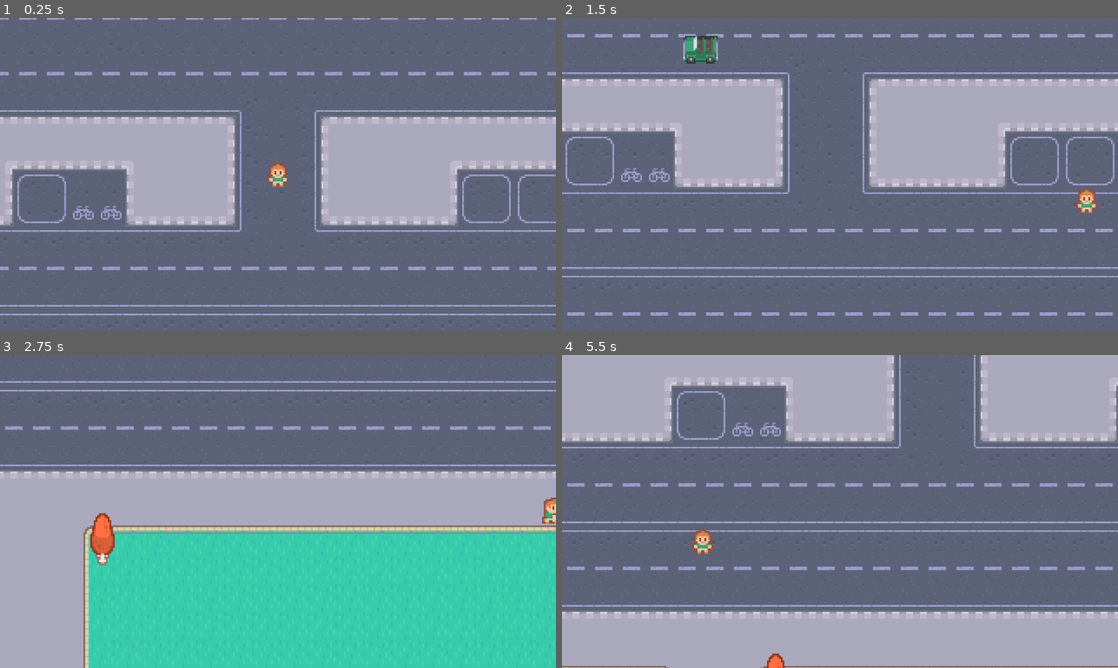
Above: before the commit, frames 1-4 (two rows, left to right).
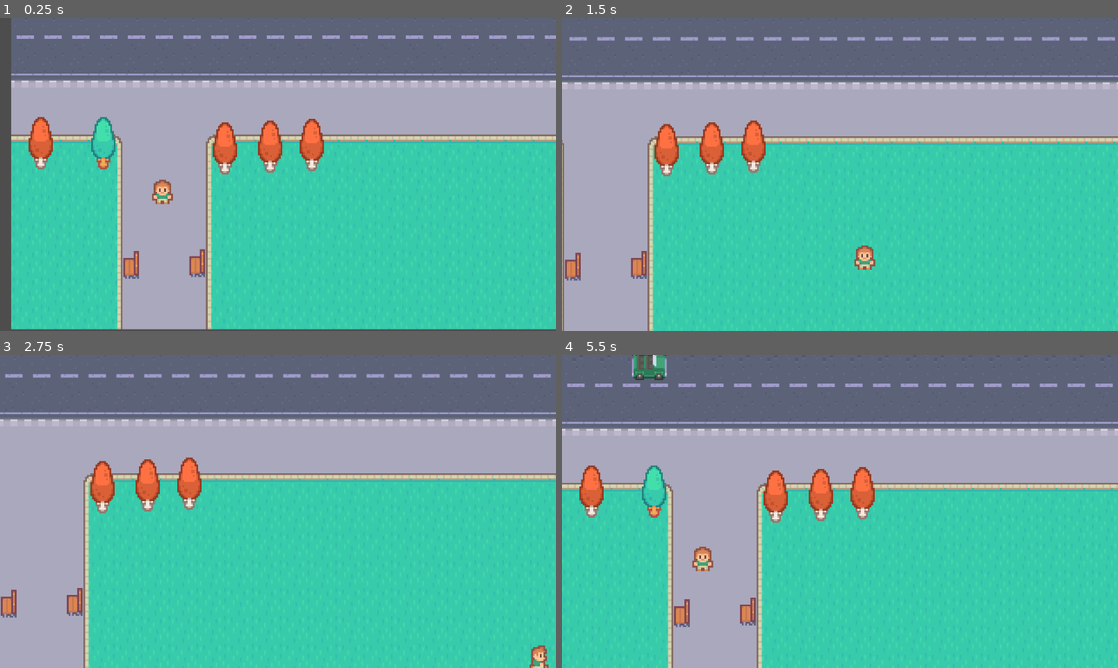
Above: after the commit, the same moments.

Repository: Oosh74/frogger
Game: Godot game, scene res://scenes/game.tscn
The game is run twice, just before and just after one commit, with the same random seed, the same clock (stepped at 60 frames per second) and the same inputs.
Inputs:
- Up to frame 1 (0.25 s): no input
- Up to frame 2 (1.5 s): hold D (Right) 0.53-1.28 s; tap Space (Print) at 0.6, 1.35 s; hold S (Down) from 1.28 s (still down)
- Up to frame 3 (2.75 s): release S (Down) at 2.03 s; hold D (Right) from 2.03 s (still down); tap Space (Print) at 2.1 s
- Up to frame 4 (5.5 s): release D (Right) at 2.78 s; hold Up (Up) 2.78-3.53 s; tap Space (Print) every 0.75 s from 2.85 to 5.1 s; hold A (Left) 3.53-5.03 s; hold S (Down) from 5.03 s (still down)

The runs differ from the first frame. In frame 1, 74% of the frame differs, in the area x 0-100%, y 0-100%; in frame 2, 70%; in frame 3, 36%; in frame 4, 88%.

Commit message:
Add proper physics mask and layer, add ysort, add delta time where needed, organize gagame scene nodes, begin adding props and other objects to scene

Diff:
--- a/project.godot
+++ b/project.godot
@@ -56,6 +56,13 @@
 ]
 }
 
+[layer_names]
+
+2d_physics/layer_1="Terrian"
+2d_physics/layer_2="Player"
+2d_physics/layer_3="Cars"
+2d_physics/layer_4="Walls"
+
 [physics]
 
 common/physics_interpolation=true
--- a/scenes/car.gd
+++ b/scenes/car.gd
@@ -2,6 +2,12 @@
 
 var direction := Vector2.LEFT
 var speed := 100
+
+
+func _ready() -> void:
+	if position.x < 0:
+		direction.x = 1
+		$Sprite2D.flip_h = true
 
 #Since we don't actually have collisions, we use regular process
 func _process(delta: float) -> void:
--- a/scenes/car.tscn
+++ b/scenes/car.tscn
@@ -7,6 +7,8 @@
 size = Vector2(20, 12)
 
 [node name="Car" type="Area2D" unique_id=436781106]
+collision_layer = 4
+collision_mask = 2
 script = ExtResource("1_qt2eu")
 
 [node name="Sprite2D" type="Sprite2D" parent="." unique_id=1110646992]
--- a/scenes/game.gd
+++ b/scenes/game.gd
@@ -1,12 +1,17 @@
 extends Node2D
 
 var car_scene: PackedScene = preload("res://scenes/car.tscn")
-@onready var objects: Node = $Objects
 
 func _on_finish_area_2d_body_entered(body: Node2D) -> void:
 	print('Player Entered: ', body)
 
 
 func _on_car_timer_timeout() -> void:
-	var car = car_scene.instantiate()
-	objects.add_child(car)
+	var car = car_scene.instantiate() as Area2D
+	var car_start_positions = $CarStartPositions.get_children().pick_random() as Marker2D
+	car.position = car_start_positions.position
+	$Objects.add_child(car)
+	car.connect("body_entered", go_to_title)
+
+func go_to_title(body):
+	print('player-car collision', body)
--- a/scenes/game.tscn
+++ b/scenes/game.tscn
@@ -5,54 +5,237 @@
 [ext_resource type="PackedScene" uid="uid://dghd7rii024ea" path="res://scenes/player.tscn" id="2_yqjtg"]
 [ext_resource type="PackedScene" uid="uid://dlc7dggh2h5do" path="res://scenes/tree.tscn" id="3_lnu2h"]
 [ext_resource type="PackedScene" uid="uid://buyfgvgm57caj" path="res://scenes/map_bounds.tscn" id="4_lbhrr"]
+[ext_resource type="Texture2D" uid="uid://cuqeolw7yvunc" path="res://graphics/objects/box3.png" id="6_vtaks"]
+[ext_resource type="Texture2D" uid="uid://b778fphjcav0" path="res://graphics/objects/light.png" id="7_kvpfn"]
+[ext_resource type="Texture2D" uid="uid://cfe22lwgaf1k2" path="res://graphics/objects/traffic.png" id="8_dinhu"]
+[ext_resource type="Texture2D" uid="uid://c5iy3tuxd0vaw" path="res://graphics/objects/barrier.png" id="9_kvuet"]
+[ext_resource type="Texture2D" uid="uid://beho7qo80tneo" path="res://graphics/objects/bin.png" id="10_trtic"]
+[ext_resource type="Texture2D" uid="uid://b8fq8sgkmu4dx" path="res://graphics/objects/green car.png" id="11_bt5mj"]
+[ext_resource type="Texture2D" uid="uid://73gfa8tjrcik" path="res://graphics/objects/house3.png" id="12_e1j6l"]
+[ext_resource type="Texture2D" uid="uid://dxciltwc3sgll" path="res://graphics/objects/house2.png" id="13_pl11u"]
+[ext_resource type="Texture2D" uid="uid://d1h0ksxlju0ou" path="res://graphics/objects/house1.png" id="14_bhx41"]
+[ext_resource type="Texture2D" uid="uid://cgvtilagem3np" path="res://graphics/objects/red car.png" id="15_qnb83"]
+[ext_resource type="Texture2D" uid="uid://58kopy31xbf8" path="res://graphics/objects/taxi.png" id="16_sww3w"]
+[ext_resource type="Texture2D" uid="uid://d0so81ys3820n" path="res://graphics/objects/tree1.png" id="17_suyxu"]
+[ext_resource type="Texture2D" uid="uid://y3ndpd5bhsi3" path="res://graphics/objects/tree2.png" id="18_sgl2t"]
+[ext_resource type="Texture2D" uid="uid://cxutqp0hti8vw" path="res://graphics/objects/bench.png" id="19_qouja"]
+[ext_resource type="Texture2D" uid="uid://cv8cli0ov53f1" path="res://graphics/objects/box2.png" id="20_wljb1"]
+[ext_resource type="Texture2D" uid="uid://y78osdw0bolc" path="res://graphics/objects/box1.png" id="21_v2yb1"]
+[ext_resource type="Texture2D" uid="uid://b3jchn0artiyt" path="res://graphics/objects/line.png" id="22_js0lu"]
+[ext_resource type="Texture2D" uid="uid://oqgtp468wc6x" path="res://graphics/objects/sign.png" id="23_gxtfn"]
 
 [sub_resource type="RectangleShape2D" id="RectangleShape2D_iywne"]
 size = Vector2(384, 191)
+
+[sub_resource type="RectangleShape2D" id="RectangleShape2D_vtaks"]
+size = Vector2(6, 8)
 
 [node name="Game" type="Node2D" unique_id=467729423]
 script = ExtResource("1_iywne")
 metadata/_edit_vertical_guides_ = [-192.0, 192.0]
 metadata/_edit_horizontal_guides_ = [-321.0, 321.0]
 
-[node name="BG" type="Sprite2D" parent="." unique_id=1345256118]
-texture = ExtResource("1_uwrxv")
-
-[node name="Timer" type="Node" parent="." unique_id=261986938]
-
-[node name="CarTimer" type="Timer" parent="Timer" unique_id=920643861]
-autostart = true
-
-[node name="Borders" type="Node" parent="." unique_id=1225160]
-
-[node name="LeftBorder" parent="Borders" unique_id=1520580410 instance=ExtResource("4_lbhrr")]
+[node name="Borders" type="Node2D" parent="." unique_id=415481330]
 position = Vector2(-193, -2)
 rotation = 1.5707964
+metadata/_edit_lock_ = true
+
+[node name="LeftBorder" parent="Borders" unique_id=1520580410 instance=ExtResource("4_lbhrr")]
 
 [node name="BottomBorder" parent="Borders" unique_id=984288133 instance=ExtResource("4_lbhrr")]
-position = Vector2(0, 321)
+position = Vector2(323, -193.00002)
+rotation = -1.5707964
 
 [node name="TopBorder" parent="Borders" unique_id=1225567219 instance=ExtResource("4_lbhrr")]
-position = Vector2(0, -321)
-rotation = -3.1415925
+position = Vector2(-319, -192.99998)
+rotation = 1.5707965
 
 [node name="RightBorder" parent="Borders" unique_id=696999270 instance=ExtResource("4_lbhrr")]
-position = Vector2(194, 0)
+position = Vector2(1.9999831, -387)
+rotation = 3.1415925
+
+[node name="FinishArea2D" type="Area2D" parent="Borders" unique_id=904471698]
+position = Vector2(-137.00002, -193)
 rotation = -1.5707964
-
-[node name="FinishArea2D" type="Area2D" parent="Borders" unique_id=904471698]
-position = Vector2(0, -139)
+collision_layer = 0
+collision_mask = 2
 
 [node name="CollisionShape2D" type="CollisionShape2D" parent="Borders/FinishArea2D" unique_id=1562576750]
 position = Vector2(0, -85.5)
 shape = SubResource("RectangleShape2D_iywne")
 
-[node name="Objects" type="Node" parent="." unique_id=191961902]
+[node name="BG" type="Sprite2D" parent="." unique_id=1345256118]
+texture = ExtResource("1_uwrxv")
+metadata/_edit_lock_ = true
+
+[node name="Timer" type="Node" parent="." unique_id=261986938]
+
+[node name="CarTimer" type="Timer" parent="Timer" unique_id=920643861]
+autostart = true
+
+[node name="CarStartPositions" type="Node2D" parent="." unique_id=433987214]
+metadata/_edit_lock_ = true
+
+[node name="Marker2D2" type="Marker2D" parent="CarStartPositions" unique_id=256957578]
+position = Vector2(-190, -52)
+
+[node name="Marker2D17" type="Marker2D" parent="CarStartPositions" unique_id=1909518804]
+position = Vector2(-190, -92)
+
+[node name="Marker2D4" type="Marker2D" parent="CarStartPositions" unique_id=1885231247]
+position = Vector2(-190, 3)
+
+[node name="Marker2D5" type="Marker2D" parent="CarStartPositions" unique_id=1137917248]
+position = Vector2(-190, 141)
+
+[node name="Marker2D6" type="Marker2D" parent="CarStartPositions" unique_id=2125431142]
+position = Vector2(190, 166)
+
+[node name="Marker2D10" type="Marker2D" parent="CarStartPositions" unique_id=1635605208]
+position = Vector2(190, 114)
+
+[node name="Marker2D13" type="Marker2D" parent="CarStartPositions" unique_id=975194606]
+position = Vector2(190, -24)
+
+[node name="Marker2D16" type="Marker2D" parent="CarStartPositions" unique_id=187780719]
+position = Vector2(190, -115)
+
+[node name="Marker2D8" type="Marker2D" parent="CarStartPositions" unique_id=779653081]
+position = Vector2(-190, 93)
+
+[node name="Objects" type="Node2D" parent="." unique_id=922064921]
+y_sort_enabled = true
 
 [node name="Tree" parent="Objects" unique_id=809148713 instance=ExtResource("3_lnu2h")]
 position = Vector2(-69, 216)
 
+[node name="Tree2" parent="Objects" unique_id=634540566 instance=ExtResource("3_lnu2h")]
+position = Vector2(-43, 215)
+
+[node name="Tree3" parent="Objects" unique_id=1827139570 instance=ExtResource("3_lnu2h")]
+position = Vector2(-19, 214)
+
 [node name="Player" parent="Objects" unique_id=1514745219 instance=ExtResource("2_yqjtg")]
-position = Vector2(24, 50)
-
+position = Vector2(-105, 241)
+
+[node name="Stuff" type="Node2D" parent="Objects" unique_id=1407610796]
+y_sort_enabled = true
+
+[node name="StaticBody2D" type="StaticBody2D" parent="Objects/Stuff" unique_id=219632081]
+position = Vector2(59, 65)
+
+[node name="CollisionShape2D" type="CollisionShape2D" parent="Objects/Stuff/StaticBody2D" unique_id=1988534426]
+position = Vector2(-66, -44)
+shape = SubResource("RectangleShape2D_vtaks")
+
+[node name="CollisionPolygon2D" type="CollisionPolygon2D" parent="Objects/Stuff/StaticBody2D" unique_id=768951082]
+position = Vector2(-199.8, 2.4000015)
+polygon = PackedVector2Array(-7, -4, 7, -4, 7, 4, -7, 4)
+
+[node name="Box3" type="Sprite2D" parent="Objects/Stuff" unique_id=2025884457]
+position = Vector2(-140.8, 67.4)
+texture = ExtResource("6_vtaks")
+
+[node name="Light" type="Sprite2D" parent="Objects/Stuff" unique_id=10451780]
+position = Vector2(159, 21)
+texture = ExtResource("7_kvpfn")
+
+[node name="Traffic" type="Sprite2D" parent="Objects/Stuff" unique_id=468691929]
+position = Vector2(52, 11)
+texture = ExtResource("8_dinhu")
+
+[node name="Barrier" type="Sprite2D" parent="Objects/Stuff" unique_id=388721892]
+position = Vector2(12, 67)
+texture = ExtResource("9_kvuet")
+
+[node name="Bin" type="Sprite2D" parent="Objects/Stuff" unique_id=1405189805]
+position = Vector2(-7, 21)
+texture = ExtResource("10_trtic")
+
+[node name="GreenCar" type="Sprite2D" parent="Objects/Stuff" unique_id=958022937]
+position = Vector2(-112, 63)
+texture = ExtResource("11_bt5mj")
+
+[node name="House3" type="Sprite2D" parent="Objects/Stuff" unique_id=659985217]
+position = Vector2(98, 41)
+texture = ExtResource("12_e1j6l")
+
+[node name="House4" type="Sprite2D" parent="Objects/Stuff" unique_id=1447488509]
+position = Vector2(-34, 41)
+texture = ExtResource("12_e1j6l")
+
+[node name="House2" type="Sprite2D" parent="Objects/Stuff" unique_id=1793442272]
+position = Vector2(148, -206)
+texture = ExtResource("13_pl11u")
+
+[node name="House1" type="Sprite2D" parent="Objects/Stuff" unique_id=1949022448]
+position = Vector2(-140, -190)
+texture = ExtResource("14_bhx41")
+
+[node name="Traffic2" type="Sprite2D" parent="Objects/Stuff" unique_id=685234264]
+position = Vector2(-3, 60)
+texture = ExtResource("8_dinhu")
+flip_h = true
+
+[node name="RedCar" type="Sprite2D" parent="Objects/Stuff" unique_id=1385877735]
+position = Vector2(144, 63)
+texture = ExtResource("15_qnb83")
+
+[node name="Taxi" type="Sprite2D" parent="Objects/Stuff" unique_id=436560057]
+position = Vector2(176, 63)
+texture = ExtResource("16_sww3w")
+
+[node name="Tree1" type="Sprite2D" parent="Objects/Stuff" unique_id=1271273553]
+position = Vector2(-139, 213)
+texture = ExtResource("17_suyxu")
+
+[node name="Tree2" type="Sprite2D" parent="Objects/Stuff" unique_id=1594348331]
+position = Vector2(-175, 213)
+texture = ExtResource("18_sgl2t")
+
+[node name="Bench" type="Sprite2D" parent="Objects/Stuff" unique_id=2058535075]
+position = Vector2(-85, 282)
+texture = ExtResource("19_qouja")
+
+[node name="Bench2" type="Sprite2D" parent="Objects/Stuff" unique_id=1247555552]
+position = Vector2(-123, 283)
+texture = ExtResource("19_qouja")
+
+[node name="Bin2" type="Sprite2D" parent="Objects/Stuff" unique_id=913836690]
+position = Vector2(-87, 27)
+texture = ExtResource("10_trtic")
+
+[node name="Box2" type="Sprite2D" parent="Objects/Stuff" unique_id=1298738480]
+position = Vector2(-139, 57)
+texture = ExtResource("20_wljb1")
+
+[node name="Box1" type="Sprite2D" parent="Objects/Stuff" unique_id=1276480702]
+position = Vector2(-151, 57)
+texture = ExtResource("21_v2yb1")
+
+[node name="Barrier2" type="Sprite2D" parent="Objects/Stuff" unique_id=122606811]
+position = Vector2(-131, -75)
+texture = ExtResource("9_kvuet")
+
+[node name="Barrier3" type="Sprite2D" parent="Objects/Stuff" unique_id=41976343]
+position = Vector2(-29, -76)
+texture = ExtResource("9_kvuet")
+
+[node name="Barrier4" type="Sprite2D" parent="Objects/Stuff" unique_id=1248632256]
+position = Vector2(-81, -75)
+texture = ExtResource("9_kvuet")
+
+[node name="Barrier5" type="Sprite2D" parent="Objects/Stuff" unique_id=28468014]
+position = Vector2(120, -75)
+texture = ExtResource("9_kvuet")
+
+[node name="Line" type="Sprite2D" parent="Objects/Stuff" unique_id=2134231219]
+position = Vector2(-155, 25)
+texture = ExtResource("22_js0lu")
+
+[node name="Sign" type="Sprite2D" parent="Objects/Stuff" unique_id=502519810]
+position = Vector2(55, 58)
+texture = ExtResource("23_gxtfn")
+
+[connection signal="body_entered" from="Borders/FinishArea2D" to="." method="_on_finish_area_2d_body_entered"]
 [connection signal="timeout" from="Timer/CarTimer" to="." method="_on_car_timer_timeout"]
-[connection signal="body_entered" from="Borders/FinishArea2D" to="." method="_on_finish_area_2d_body_entered"]
--- a/scenes/map_bounds.tscn
+++ b/scenes/map_bounds.tscn
@@ -3,6 +3,8 @@
 [sub_resource type="WorldBoundaryShape2D" id="WorldBoundaryShape2D_bu3aa"]
 
 [node name="MapBounds" type="StaticBody2D" unique_id=1520580410]
+collision_layer = 8
+collision_mask = 0
 
 [node name="CollisionShape2D" type="CollisionShape2D" parent="." unique_id=1160170278]
 shape = SubResource("WorldBoundaryShape2D_bu3aa")
--- a/scenes/player.gd
+++ b/scenes/player.gd
@@ -12,10 +12,6 @@
 	# And even handles negative and positive movements for us
 	handle_movement(direction)
 	handle_animation()
-
-	if Input.is_action_just_pressed("Print"):
-		print("Something")
-
 	move_and_slide()
 
 
--- a/scenes/player.tscn
+++ b/scenes/player.tscn
@@ -2,9 +2,6 @@
 
 [ext_resource type="Script" uid="uid://d3diycmbiqi3w" path="res://scenes/player.gd" id="1_g2els"]
 [ext_resource type="Texture2D" uid="uid://c4q6c7mxqh78h" path="res://graphics/player/player_tileset.png" id="2_g2els"]
-
-[sub_resource type="RectangleShape2D" id="RectangleShape2D_g2els"]
-size = Vector2(10, 11)
 
 [sub_resource type="AtlasTexture" id="AtlasTexture_qhqgy"]
 atlas = ExtResource("2_g2els")
@@ -96,12 +93,13 @@
 "speed": 5.0
 }]
 
+[sub_resource type="RectangleShape2D" id="RectangleShape2D_g2els"]
+size = Vector2(10, 11)
+
 [node name="Player" type="CharacterBody2D" unique_id=531975850]
+collision_layer = 2
+collision_mask = 13
 script = ExtResource("1_g2els")
-
-[node name="CollisionShape2D" type="CollisionShape2D" parent="." unique_id=1945814061]
-position = Vector2(0, 0.5)
-shape = SubResource("RectangleShape2D_g2els")
 
 [node name="Camera2D" type="Camera2D" parent="." unique_id=124506046]
 zoom = Vector2(4, 4)
@@ -115,4 +113,9 @@
 [node name="AnimatedSprite2D" type="AnimatedSprite2D" parent="." unique_id=1929165275]
 sprite_frames = SubResource("SpriteFrames_tuyoq")
 animation = &"walk_down"
-frame_progress = 0.10656762
+frame = 1
+frame_progress = 0.99327606
+
+[node name="CollisionShape2D" type="CollisionShape2D" parent="." unique_id=1945814061]
+position = Vector2(0, 0.5)
+shape = SubResource("RectangleShape2D_g2els")
--- a/scenes/tree.tscn
+++ b/scenes/tree.tscn
@@ -3,9 +3,10 @@
 [ext_resource type="Texture2D" uid="uid://y3ndpd5bhsi3" path="res://graphics/objects/tree2.png" id="10_nyve2"]
 
 [sub_resource type="RectangleShape2D" id="RectangleShape2D_hcp6a"]
-size = Vector2(10, 20)
+size = Vector2(10, 18)
 
 [node name="Decorations" type="StaticBody2D" unique_id=809148713]
+collision_mask = 0
 
 [node name="TreeTwo" type="Sprite2D" parent="." unique_id=1030349004]
 texture = ExtResource("10_nyve2")
